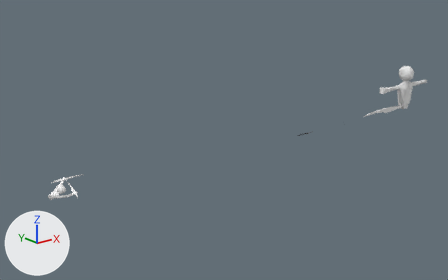
Before and after pictures for a commit that changed the Blender file Project/Assets/Blender/playerAnimation.blend.
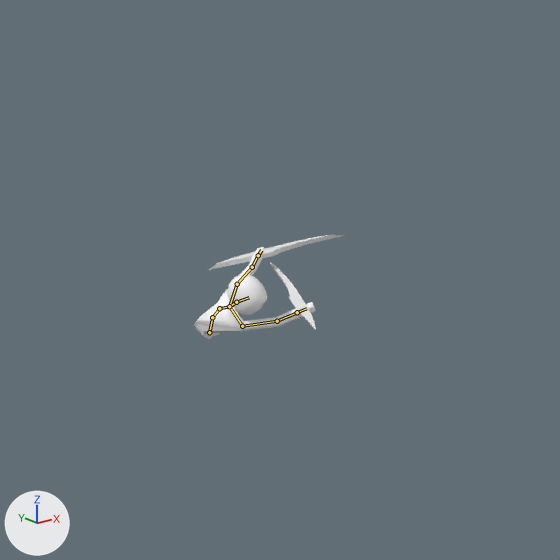
Old and new are each drawn whole from a 50 mm camera at (-61.2, -151.3, 65.6) aimed at (65.7, 7.3, 2.1) and again close up on the part from 0% to 31% of the width and 42% to 91% of the height. Lighting does not change. The marker at lower left points along +X, +Y and +Z. Both versions are drawn at frame 6 of the action 'attack_1st'; the numbers are the values there. The bones that bend it are drawn over the model as lines in the close-ups.

The first close-up shows 'playerWeapon_0', 'playerWeapon_1.001', 'player_0'.
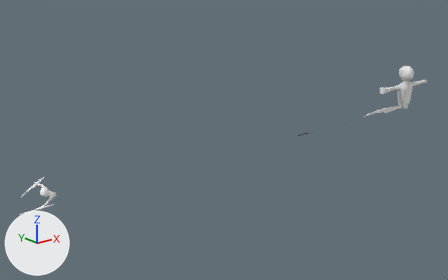
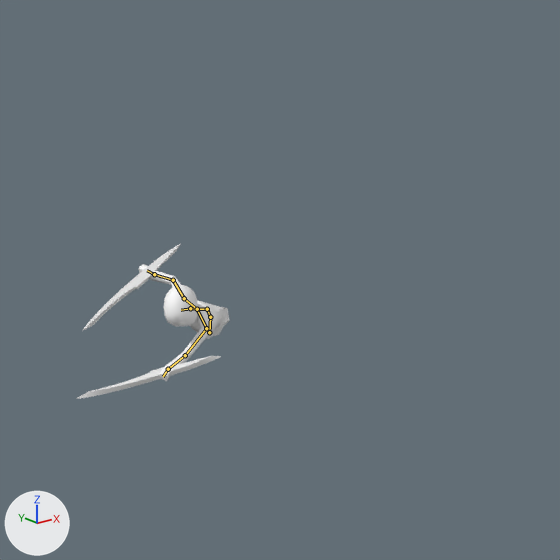
Changed parts and their boxes (x1, y1, x2, y2) in the close-ups (560 x 560 px):
'player_0', posed (26% narrower, 27% taller): before (194, 247, 316, 339); after (139, 264, 229, 381)
'playerWeapon_1.001', posed (7% wider, 22% taller): before (209, 235, 345, 270); after (76, 356, 221, 399)
'playerWeapon_0', posed (111% wider, 26% taller): before (270, 262, 316, 330); after (83, 244, 181, 330)
bone 'waist', root to tip: before (209, 332) to (212, 317); after (209, 332) to (210, 317)
bone 'stomach', root to tip: before (212, 317) to (219, 308); after (210, 317) to (207, 309)
bone 'chest', root to tip: before (219, 308) to (229, 306); after (207, 309) to (197, 309)
bone 'neck', root to tip: before (229, 306) to (236, 302); after (197, 309) to (190, 308)
bone 'leftShoulder', root to tip: before (229, 306) to (237, 284); after (197, 309) to (206, 328)
bone 'leftUpperArm', root to tip: before (237, 284) to (252, 267); after (206, 328) to (185, 355)
bone 'leftFoream', root to tip: before (252, 267) to (258, 255); after (185, 355) to (168, 369)
bone 'leftHand', root to tip: before (258, 255) to (261, 250); after (168, 369) to (163, 376)
bone 'rightShoulder', root to tip: before (229, 306) to (242, 326); after (197, 309) to (184, 298)
bone 'rightUpperArm', root to tip: before (242, 326) to (277, 321); after (184, 298) to (173, 280)
bone 'rightForearm', root to tip: before (277, 321) to (297, 312); after (173, 280) to (154, 274)

Patch to the scene script:
```diff
--- a/Project/Assets/Blender/playerAnimation.blend.py
+++ b/Project/Assets/Blender/playerAnimation.blend.py
@@ bone_waist @@
 bone_waist = bpy.data.objects['playerArmature'].pose.bones['waist']
-bone_waist.rotation_quaternion = (0.944, 0.274, 0.136, 0.056)  # degrees (34, 13, 11)
+bone_waist.rotation_quaternion = (0.961, 0.253, 0.085, 0.071)  # degrees (30, 7, 10)
@@ bone_stomach @@
 bone_stomach = bpy.data.objects['playerArmature'].pose.bones['stomach']  # child of 'waist'
-bone_stomach.rotation_quaternion = (0.983, 0.187, 0.029, -0.032)  # degrees (21, 4, -3)
+bone_stomach.rotation_quaternion = (0.956, 0.127, -0.227, 0.137)  # degrees (12, -28, 13)
@@ bone_chest @@
 bone_chest = bpy.data.objects['playerArmature'].pose.bones['chest']  # child of 'stomach'
-bone_chest.rotation_quaternion = (0.989, 0.104, 0.107, 0.009)  # degrees (12, 12, 2)
+bone_chest.rotation_quaternion = (0.973, 0.036, -0.016, 0.226)  # degrees (4, -3, 26)
@@ bone_neck @@
 bone_neck = bpy.data.objects['playerArmature'].pose.bones['neck']  # child of 'chest'
-bone_neck.rotation_quaternion = (0.987, -0.068, -0.103, -0.075)  # degrees (-7, -12, -8)
+bone_neck.rotation_quaternion = (0.994, 0.027, -0.097, -0.047)  # degrees (4, -11, -6)
@@ bone_leftshoulder @@
 bone_leftshoulder = bpy.data.objects['playerArmature'].pose.bones['leftShoulder']  # child of 'chest'
-bone_leftshoulder.rotation_quaternion = (0.977, -0.213, -0.12, -0.003)  # degrees (-25, -13, 3)
+bone_leftshoulder.rotation_quaternion = (0.835, 0.543, -0.072, 0.053)  # degrees (66, -10, 1)
@@ bone_leftupperarm @@
 bone_leftupperarm = bpy.data.objects['playerArmature'].pose.bones['leftUpperArm']  # child of 'leftShoulder'
-bone_leftupperarm.rotation_quaternion = (0.89, 0.126, -0.232, -0.212)  # degrees (23, -23, -32)
+bone_leftupperarm.rotation_quaternion = (0.834, 0.544, -0.043, 0.082)  # degrees (66, -9, 5)
@@ bone_leftfoream @@
 bone_leftfoream = bpy.data.objects['playerArmature'].pose.bones['leftFoream']  # child of 'leftUpperArm'
-bone_leftfoream.rotation_quaternion = (0.97, -0.087, -0.206, 0.017)  # degrees (-11, -24, 4)
+bone_leftfoream.rotation_quaternion = (0.956, 0.034, -0.232, 0.178)  # degrees (-1, -27, 21)
@@ bone_lefthand @@
 bone_lefthand = bpy.data.objects['playerArmature'].pose.bones['leftHand']  # child of 'leftFoream'
-bone_lefthand.rotation_quaternion = (0.998, 0.066, -0.005, 0.01)  # degrees (8, -1, 1)
+bone_lefthand.rotation_quaternion = (0.973, -0.184, 0.112, 0.08)  # degrees (-21, 14, 7)
@@ bone_rightshoulder @@
 bone_rightshoulder = bpy.data.objects['playerArmature'].pose.bones['rightShoulder']  # child of 'chest'
-bone_rightshoulder.rotation_quaternion = (0.821, -0.37, -0.182, 0.396)  # degrees (-49, 0, 52)
+bone_rightshoulder.rotation_quaternion = (0.796, 0.396, 0.458, 0.029)  # degrees (68, 45, 35)
@@ bone_rightupperarm @@
 bone_rightupperarm = bpy.data.objects['playerArmature'].pose.bones['rightUpperArm']  # child of 'rightShoulder'
-bone_rightupperarm.rotation_quaternion = (0.783, -0.408, 0.3, -0.379)  # degrees (-60, 9, -57)
+bone_rightupperarm.rotation_quaternion = (0.994, -0.066, 0.02, 0.08)  # degrees (-7, 3, 9)
@@ bone_rightforearm @@
 bone_rightforearm = bpy.data.objects['playerArmature'].pose.bones['rightForearm']  # child of 'rightUpperArm'
-bone_rightforearm.rotation_quaternion = (0.965, -0.055, -0.066, -0.163)  # degrees (-5, -9, -19)
+bone_rightforearm.rotation_quaternion = (0.94, -0.013, -0.145, -0.309)  # degrees (4, -16, -37)
```
